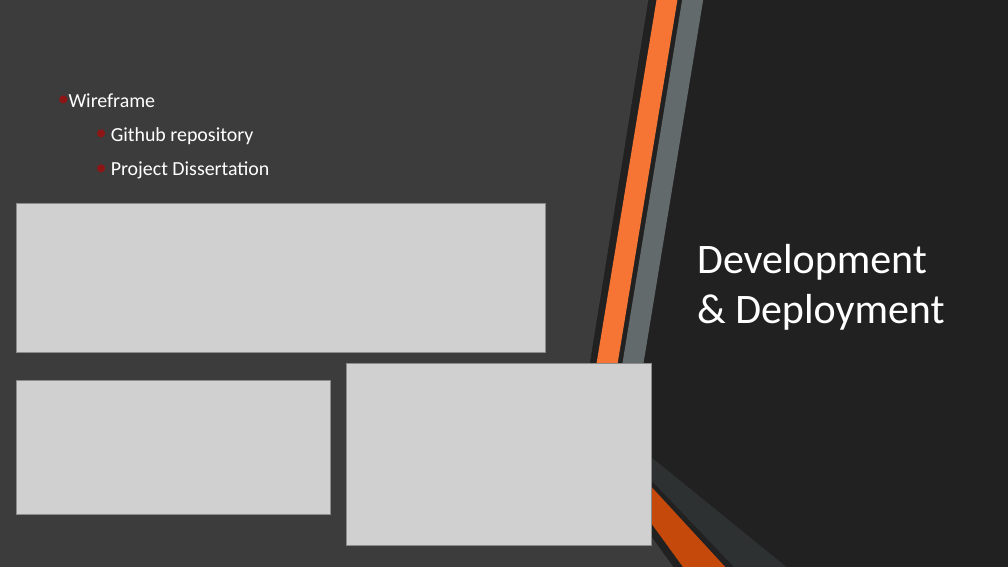
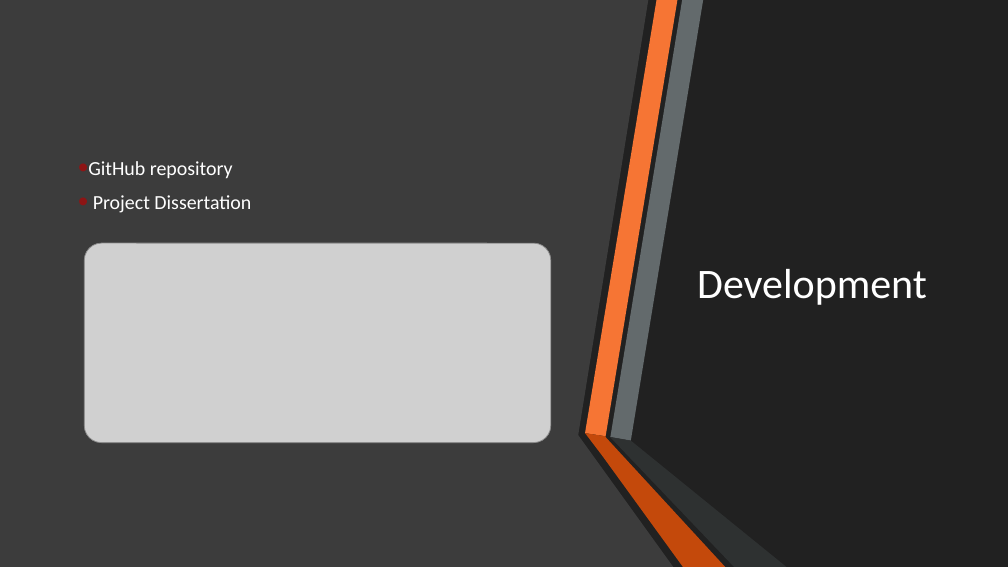
Before and after one commit to OskarGrzenda/FinalYearProject, a slide deck: slide 4 of Project Presentation.pptx. Drawn at 1008x567 pixels with LibreOffice and Linux fonts; fonts in the diff are those of the drawing; grey boxes stand for pictures. Boxes give left, top, right and bottom in pixels: in the first picture for what was removed or moved away, otherwise in the second. Text is boxed around its words. In the diff, an @@ line names an element or a change of style, - is before the commit and + after.

```diff
--- a/Project Presentation.pptx
+++ b/Project Presentation.pptx
@@ subtitle "GitHub repository": place and size @@
-subtitle "GitHub repository" at <box>69,93,269,179</box>
+subtitle "GitHub repository" at <box>88,161,251,213</box>
@@ subtitle at <box>88,161,233,178</box>: text changed @@
-• Wireframe
-  • Github repository
+  • GitHub repository
@@ picture removed at <box>17,203,545,352</box> @@
@@ picture: place and size @@
-picture at <box>17,380,330,515</box>
+picture at <box>84,243,551,443</box>
@@ title at <box>697,269,927,305</box>: text changed @@
-Development & Deployment
+Development
@@ picture removed at <box>346,364,652,545</box> @@
```
Also in this commit, not shown: 3 other slides changed.
